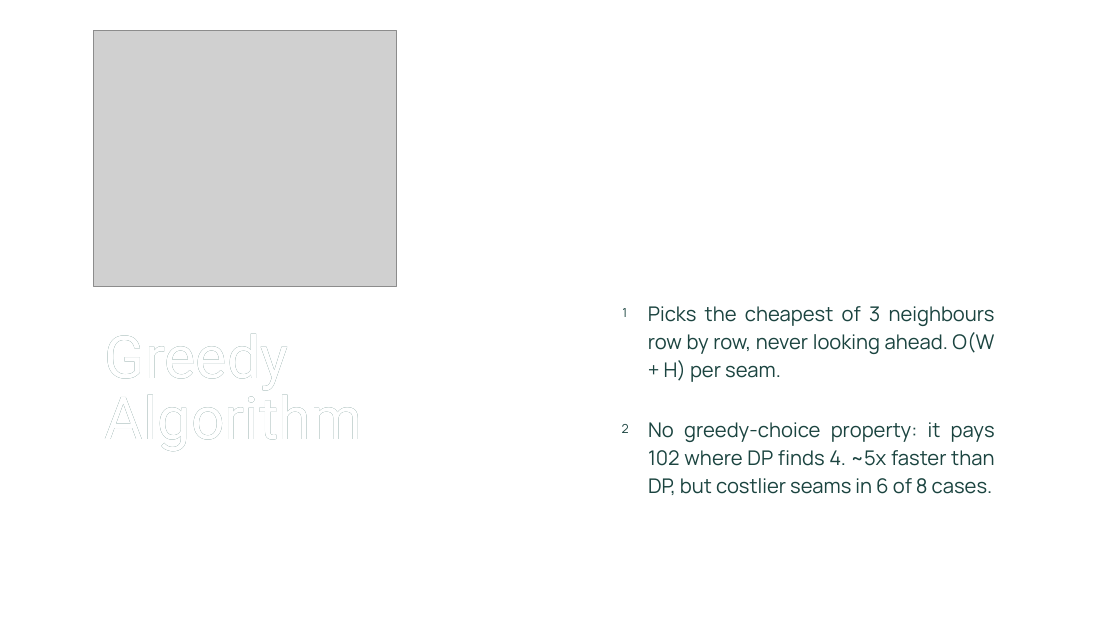
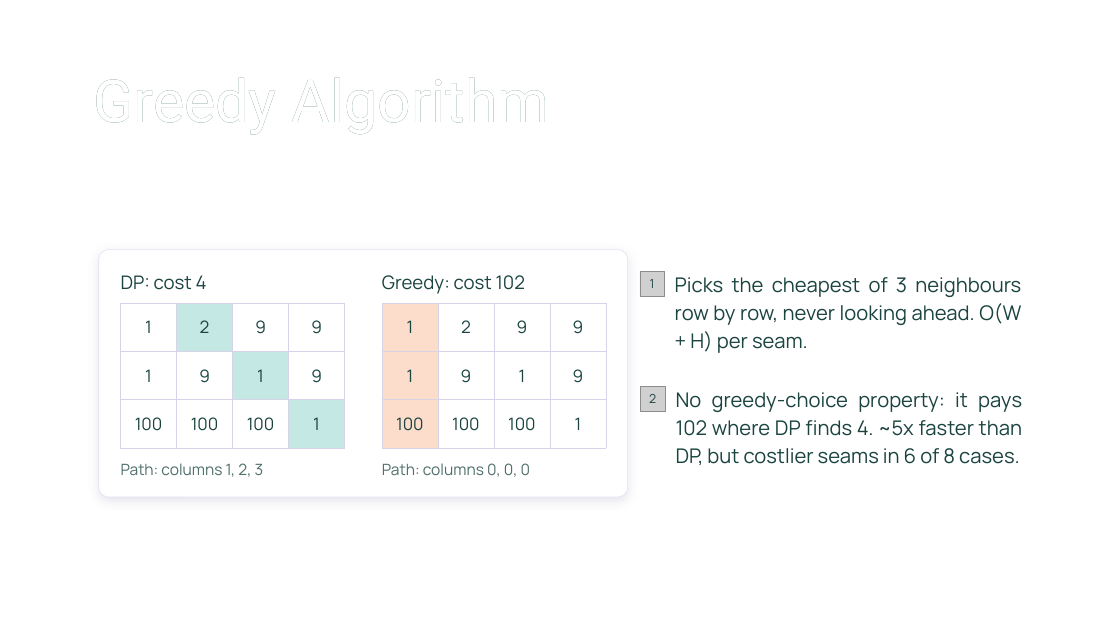
Before and after one commit to elvisshengjie/seam_carving_algorithm_comparison, a slide deck: slide 4 of CSD3130_CSD3131_Presentation.pptx. Drawn at 1120x630 pixels with LibreOffice and Linux fonts; fonts in the diff are those of the drawing; grey boxes stand for pictures; background and template pictures are left out. Boxes give left, top, right and bottom in pixels: in the first picture for what was removed or moved away, otherwise in the second. Text is boxed around its words. In the diff, an @@ line names an element or a change of style, - is before the commit and + after.

Commit message:
Update presentation slide layout
Slide 4 shows the greedy counterexample as two tables under a top title,
slide 5 enlarges the boundary graph with the points below it, slide 7
keeps the whole runtime chart on the slide, and slide 8 re-centres the
tower figure. Poppins and Sniglet are embedded.

```diff
--- a/CSD3130_CSD3131_Presentation.pptx
+++ b/CSD3130_CSD3131_Presentation.pptx
@@ picture removed at <box>94,30,397,286</box> @@
@@ text "Greedy Algorithm" rewrapped from <box>105,333,363,452</box> to <box>93,77,550,135</box> @@
@@ text "Greedy Algorithm" rewrapped from <box>105,328,377,468</box> to <box>94,72,1027,150</box> @@
@@ rounded rectangle added at <box>99,250,627,497</box>, fill #FFFFFF, outline #E6E0F2 0.75 pt @@
@@ text added at <box>121,275,207,290</box>, 24 pt, text #1B4440 @@
+DP: cost 4
@@ text added at <box>382,275,525,294</box>, 24 pt, text #1B4440 @@
+Greedy: cost 102
@@ picture added at <box>640,271,665,296</box> @@
@@ table added at <box>120,304,344,435</box>, 3 rows, 4 columns @@
+1 | 2 | 9 | 9
+1 | 9 | 1 | 9
+100 | 100 | 100 | 1
@@ table added at <box>382,304,606,435</box>, 3 rows, 4 columns @@
+1 | 2 | 9 | 9
+1 | 9 | 1 | 9
+100 | 100 | 100 | 1
@@ text "2": place and size @@
-text "2" at <box>622,424,629,433</box>
+text "2" at <box>649,394,656,403</box>
@@ picture added at <box>641,386,665,412</box> @@
@@ 3 texts: place and size @@
-3 texts at <box>622,306,995,495</box>
+3 texts at <box>650,277,1022,465</box>
@@ text added at <box>121,463,264,477</box>, 20 pt, text #4F6F6B @@
+Path: columns 1, 2, 3
@@ text added at <box>382,463,530,477</box>, 20 pt, text #4F6F6B @@
+Path: columns 0, 0, 0
```
Also in this commit, not shown: 4 other slides changed.
